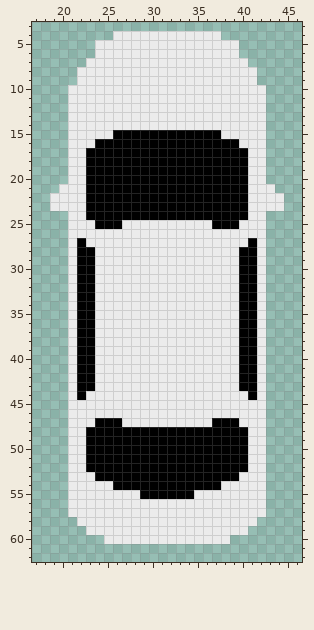
One commit to this pixel-art file: Assets/Art/Sprites/car white.aseprite. The picture above was drawn from the file before the commit.
64x64 pixels, 1 frame. Shown: x 17..46, y 3..62.
After:
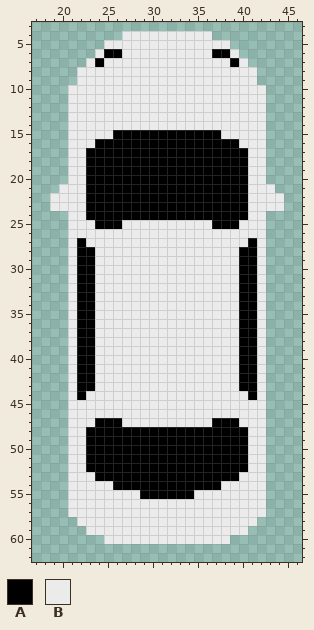
Palette (. is transparent): A #000000  B #ebebeb
Message: Restored car sprite from a previous commit - this was better
Changes in this commit:
Layer "Chassis":
y 4: x 26 B -> .; x 37 B -> .
y 5: x 24 B -> .; x 39 B -> .
y 6: x 25..26 BB -> AA; x 37..38 BB -> AA
y 7: x 24 B -> A; x 39 B -> A
Boxes around the changes in both pictures, in picture pixels (x1, y1, x2, y2):
changed: (95, 31, 122, 67)
changed: (212, 31, 239, 67)
